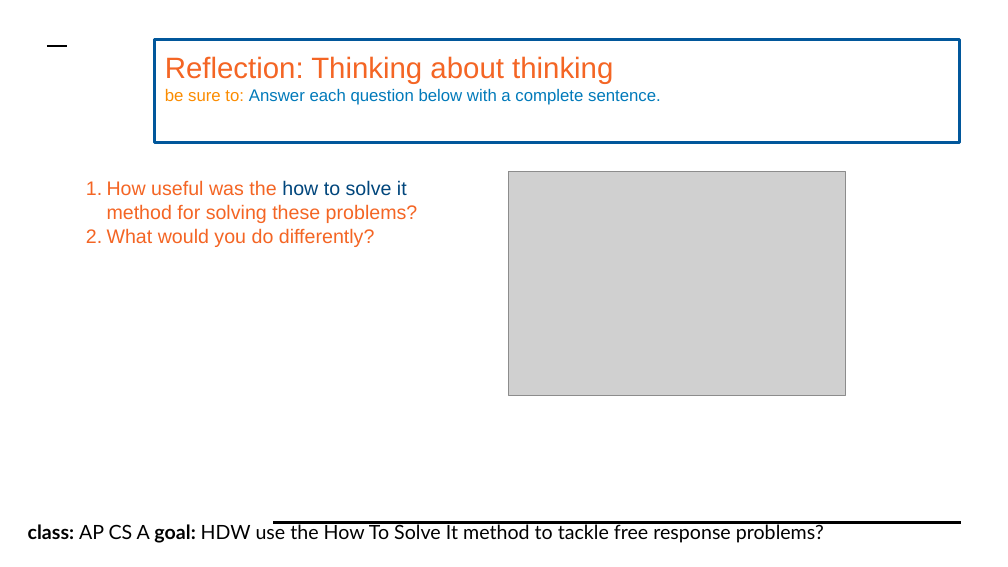
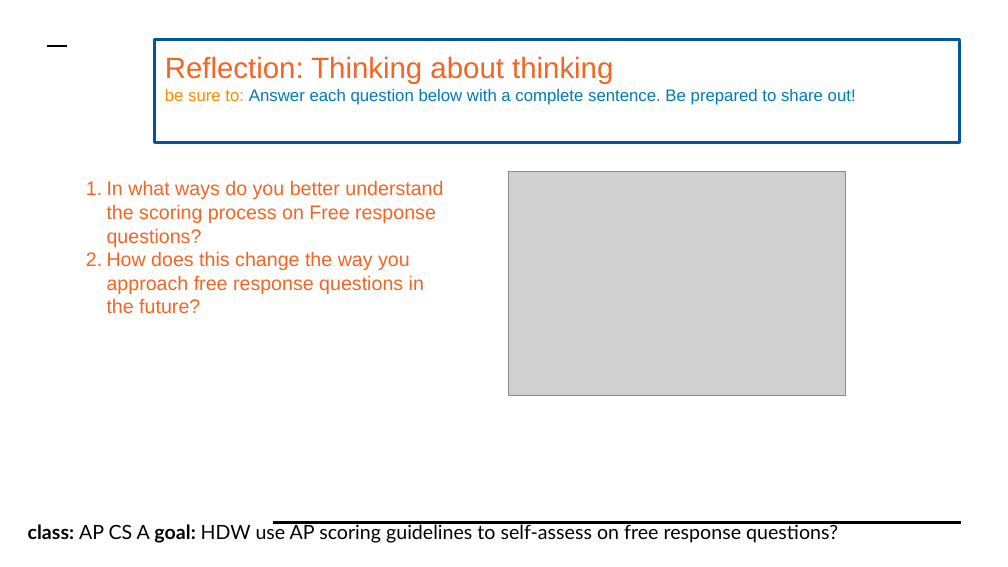
Before and after one commit to cobrien87/work, a slide deck: slide 10 of old/apcsa_3_2.pptx (slide 9 before the commit). Drawn at 1008x567 pixels with LibreOffice and Linux fonts; fonts in the diff are those of the drawing; grey boxes stand for pictures; background and template pictures are left out. Boxes give left, top, right and bottom in pixels: in the first picture for what was removed or moved away, otherwise in the second. Text is boxed around its words. In the diff, an @@ line names an element or a change of style, - is before the commit and + after.

```diff
--- a/old/apcsa_3_2.pptx
+++ b/old/apcsa_3_2.pptx
@@ text in rectangle at <box>165,89,856,105</box>: text changed @@
-be sure to: Answer each question below with a complete sentence.
+be sure to: Answer each question below with a complete sentence. Be prepared to share out!
@@ text removed at <box>107,180,418,247</box> @@
-1. How useful was the how to solve it method for solving these problems?
-2. What would you do differently?
@@ text added at <box>107,180,443,313</box>, 14 pt, text #F46524 @@
+1. In what ways do you better understand the scoring process on Free response questions?
+2. How does this change the way you approach free response questions in the future?
@@ text at <box>28,523,838,543</box>: text changed @@
-class: AP CS A goal: HDW use the How To Solve It method to tackle free response problems?
+class: AP CS A goal: HDW use AP scoring guidelines to self-assess on free response questions?
```
Also in this commit, not shown: 4 other slides changed, 4 slides added, 3 slides removed, 15 other files.
